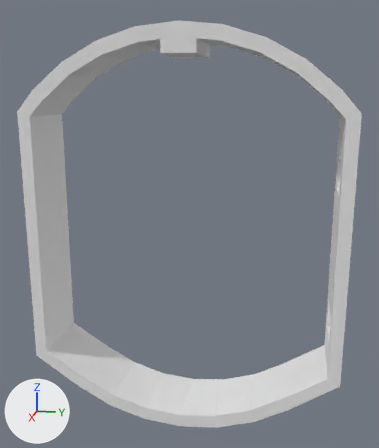
A saved change to the FBX model SUBMARİNE PUZZLE GAME/Assets/Art/Meshes/SM_SubmarineElevatorBase.fbx.
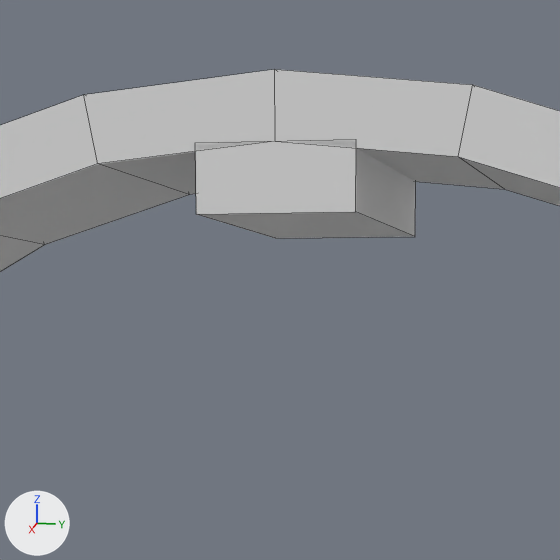
Each version appears first whole from a camera (50 mm lens) standing at (13.97, 2.87, 2.87) and looking at (-0.07, 0.06, -0.64), and next in a close-up on the part from 31% to 64% of the width and 1% to 29% of the height. The axes (+X, +Y, +Z) are drawn at lower left. The lights are the same throughout. The close-ups show mesh edges as thin lines. Where no turn or scale is listed for an object, it has been applied to the vertices.

In view in the first close-up: 'SubmarineElevatorBase'.
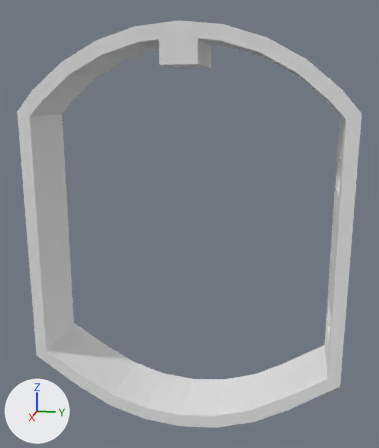
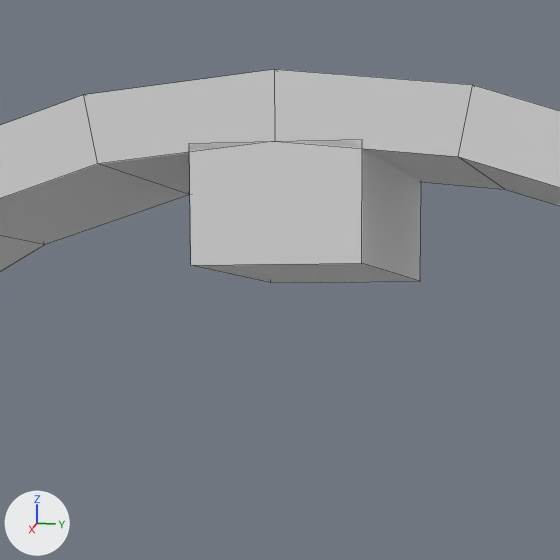
Edits to the scene script, one JSON object a line:
```json
{"block": "me_cylinder_003", "where": "me_cylinder_003.from_pydata(...)  # 120 vertices, 122 faces; spans x -1.0..1.0, y -4.34..4.34, z -5.47..5.47"}
{"block": "me_cylinder_003", "where": "# used by ob_submarineelevatorbase; location = (0.0, 0.0, -0.882)"}
{"block": "me_cylinder_003", "change": "me_cylinder_003 part 1: the loose piece of 8 vertices spanning x -1.0..1.0, y -0.44..0.44, z 4.74..5.11 is deleted"}
{"op": "add", "block": "me_cube_007", "code": ["me_cube_007 = bpy.data.meshes.new('Cube.007')", "me_cube_007.from_pydata(...)  # a box spanning x -1.0..1.0, y -0.48..0.48, z -0.22..0.42"]}
{"op": "add", "block": "ob_cube_001", "code": ["ob_cube_001 = bpy.data.objects.new('Cube.001', me_cube_007)", "ob_cube_001.location = (0.0, 0.0, 3.81)"]}
```

Where the change shows, as pixel boxes [x1, y1, x2, y2] in the close-ups (560 x 560 px):
```json
{"object": "Cube.001", "change": "added", "after": [189, 139, 421, 283]}
{"part": 1, "of": "me_cylinder_003", "change": "deleted", "before": [195, 140, 416, 238]}
```
